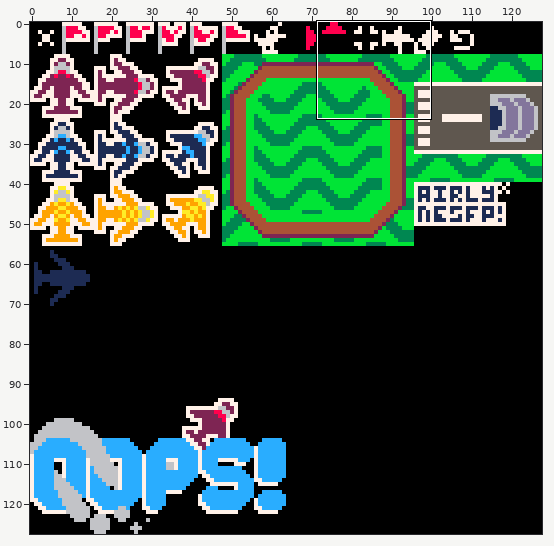
Pixel-art file, stored at assets/spritesheet.aseprite. The picture above shows the old version from afar; the outline marks the close-up.
Close-up. Before:
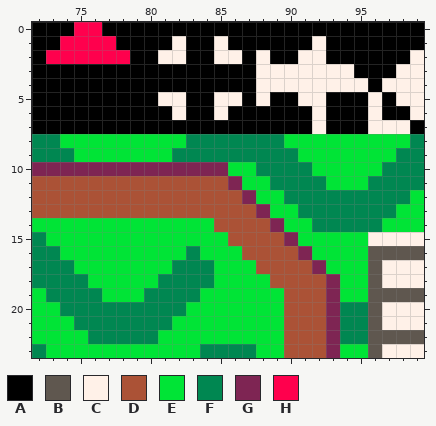
128x128 pixels, 1 frame. Shown: x 72..99, y 0..23.
Visible layers, top first: "text", "title art/smoke2", "title art/title text", "title art/airplane", "title art/smoke", "title art/bg text", "duck", "flag", "airport", "grass tiles", "airplane", "ui icons", "Background".
Palette (. is transparent): A #000000  B #5f574f  C #fff1e8  D #ab5236  E #00e436  F #008751  G #7e2553  H #ff004d
Pixels before, first column x 72:
 0 AAAHHAAAAAAAAAAAAAAAAAAAAAAA
 1 AAHHHHAAAACAACAAAAAACAAAAAAA
 2 AHHHHHHAACCAACCACAACCAAAAAAC
 3 AAAAAAAAAAAAAAAACCCCCCCAAACC
 4 AAAAAAAAAAAAAAAACCCCCCCCACCC
 5 AAAAAAAAACCAACCACAACCAAACACC
 6 AAAAAAAAAACAACAAAAAACAAACAAC
 7 AAAAAAAAAAAAAAAAAAAACAAACCCA
 8 FFEEEEEEEEEFFFFFFFEEEEEEEEEF
 9 FFFEEEEEEEFFFFFFFFFEEEEEEEFF
10 GGGGGGGGGGGGGGEEFFFFEEEEEFFF
11 DDDDDDDDDDDDDDGEEFFFFEEEFFFF
12 DDDDDDDDDDDDDDDGEEFFFFFFFFFE
13 DDDDDDDDDDDDDDDDGEEFFFFFFFEE
14 EEEEEEEEEEEEEDDDDGEEFFFFFEEE
15 FEEEEEEEEEEEEEDDDDGEEEEECCCC
16 FFEEEEEEEEEFEEEDDDDGEEEEBBBB
17 FFFEEEEEEEFFFEEEDDDDGEEEBCCC
18 FFFFEEEEEFFFFEEEEDDDDGEEBCCC
19 EFFFFEEEFFFFEEEEEEDDDGEEBBBB
20 EEFFFFFFFFFEEEEEEEDDDGFFBCCC
21 EEEFFFFFFFEEEEEEEEDDDGFFBCCC
22 EEEEFFFFFEEEEEEEEEDDDGFFBBBB
23 FEEEEEEEEEEEFFFFEEDDDGEEBCCC
New version:
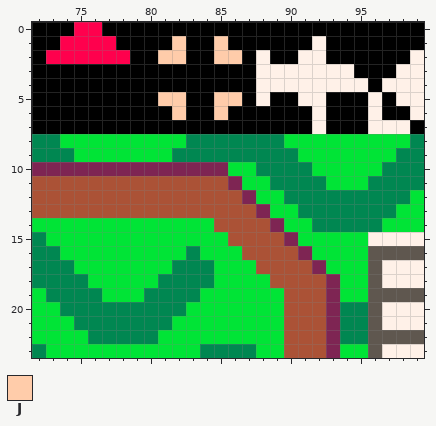
Colours new in this view: J #ffccaa
The author wrote: update cursor color
Difference:
Layer "ui icons":
Colour J replaces colour C in row 1 at x 82 and 85; in row 2 at x 81 to 82 and 85 to 86; in row 5 at x 81 to 82 and 85 to 86; in row 6 at x 82 and 85.
Where, in picture pixels (left, top, right, bottom), the same in both close-ups:
changed: (158, 36, 242, 120)
